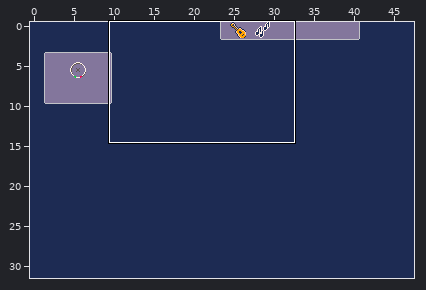
Level history. LDtk project: tiny-cli/src/main/resources/sfx/editor.ldtk. The picture above shows the old version from afar; the outline marks the close-up.
Close-up. Before the edit:
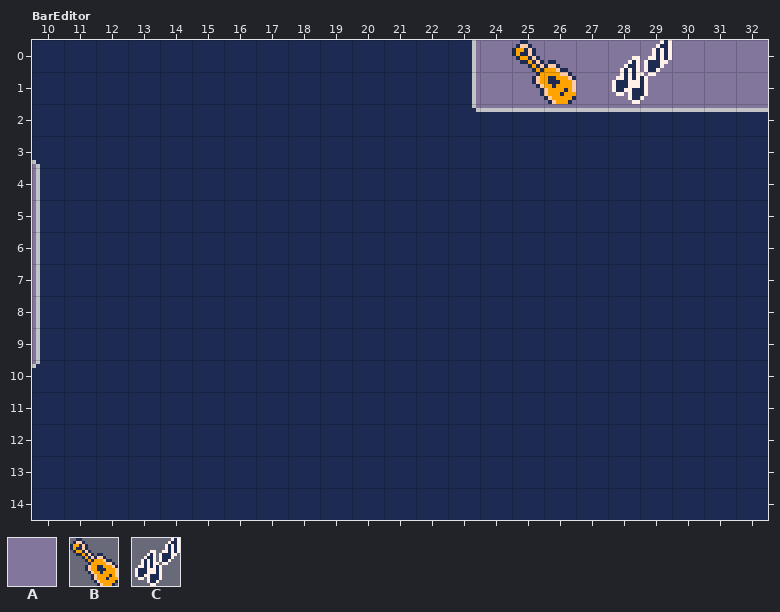
Cells are 8x8 px. Shown: BarEditor x 10..32, y 0..14. The commit also changed other parts of the map, which this record leaves out.
Key: from "IntGrid": A 1; from "Sfx": B 576, C 578.
_ is an empty cell.
Objects are placed by their top-left corner, in cells (3,4 is the top-left corner of cell 3,4); size is 1x1 cell unless given.
Layers that did not change in this view are not listed.
Layer "IntGrid" before, first column x 10:
 0 _____________AAAAAAAAAA
 1 _____________AAAAAAAAAA
 2 _____________AAAAAAAAAA
 3 A______________________
 4 A______________________
 5 A______________________
 6 A______________________
 7 A______________________
 8 A______________________
 9 A______________________
10 A______________________
11 _______________________
12 _______________________
13 _______________________
14 _______________________
Objects on layer "Entities" before:
B "EditorMode" at 25,0 size 2x2
C "EditorMode" at 28,0 size 2x2
The result:
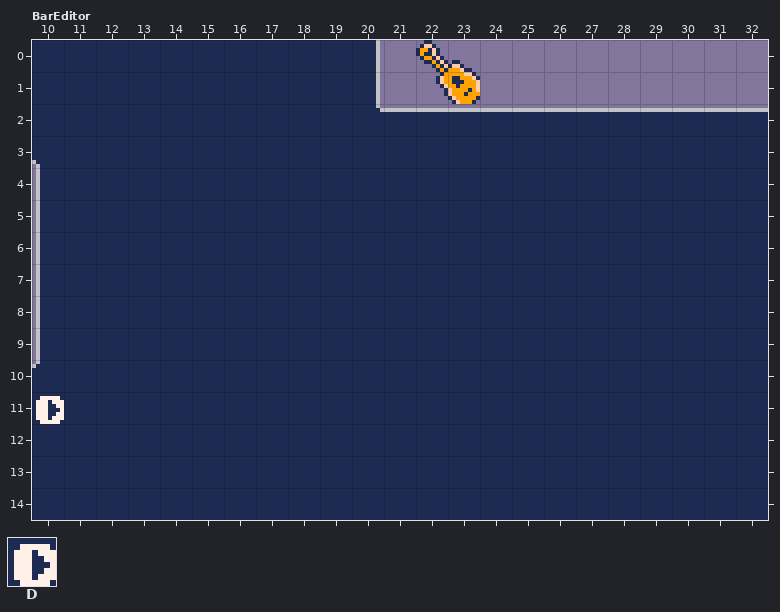
Further tiles: from "Sfx": D 22.
The author wrote: Switch to another editor mode
The edit:
Layer "IntGrid":
The edit adds tile A in rows 0 to 2 at x 20 to 22.
Layer "Entities":
Object B "EditorMode" at 25,0 size 2x2 becomes B "EditorMode" at 22,0 size 2x2.
A new object: D "MenuItem" at 10,11.
Object C "EditorMode" at 28,0 size 2x2 is removed.
